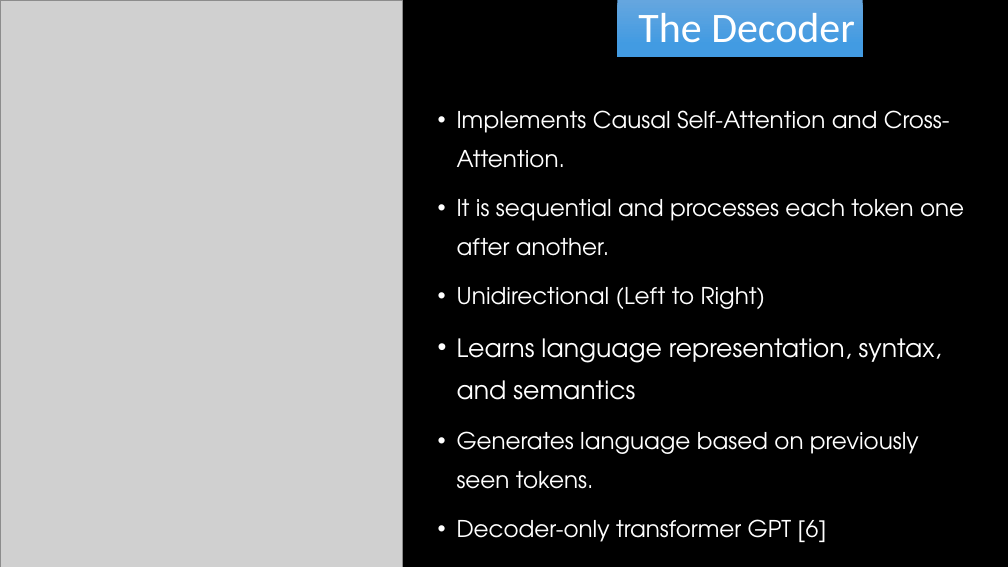
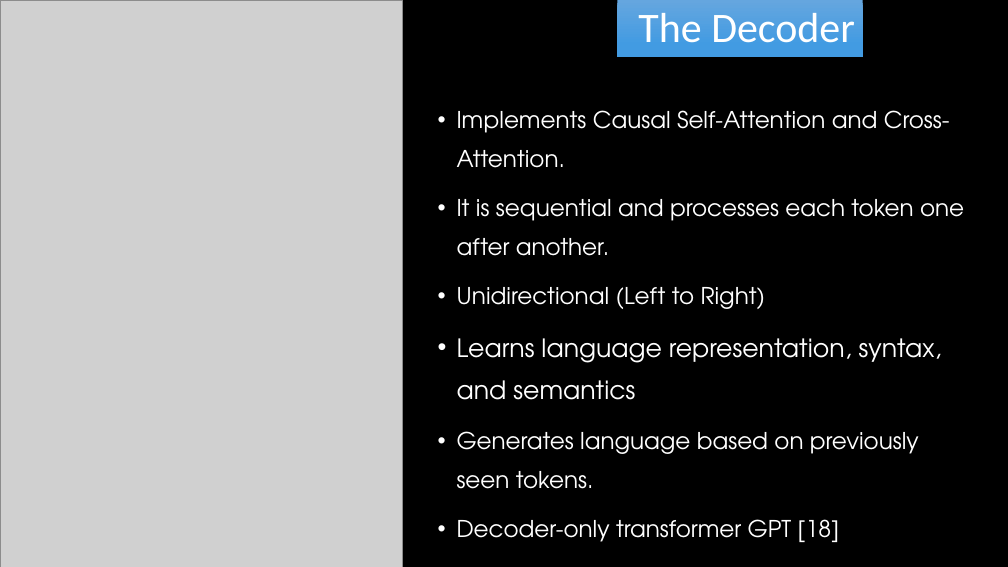
Before and after one commit to RayGone/Thesis, a slide deck: slide 10 of Main Thesis/Thesis Defense Presentation.pptx. Drawn at 1008x567 pixels with LibreOffice and Linux fonts; fonts in the diff are those of the drawing; grey boxes stand for pictures; background and template pictures are left out. Boxes give left, top, right and bottom in pixels: in the first picture for what was removed or moved away, otherwise in the second. Text is boxed around its words. In the diff, an @@ line names an element or a change of style, - is before the commit and + after.

```diff
--- a/Main Thesis/Thesis Defense Presentation.pptx
+++ b/Main Thesis/Thesis Defense Presentation.pptx
@@ text at [457,519,840,542]: text changed @@
-• Decoder-only transformer GPT [6]
+• Decoder-only transformer GPT [18]
```
Also in this commit, not shown: 16 other slides changed, 3 slides added, 2 other files.
